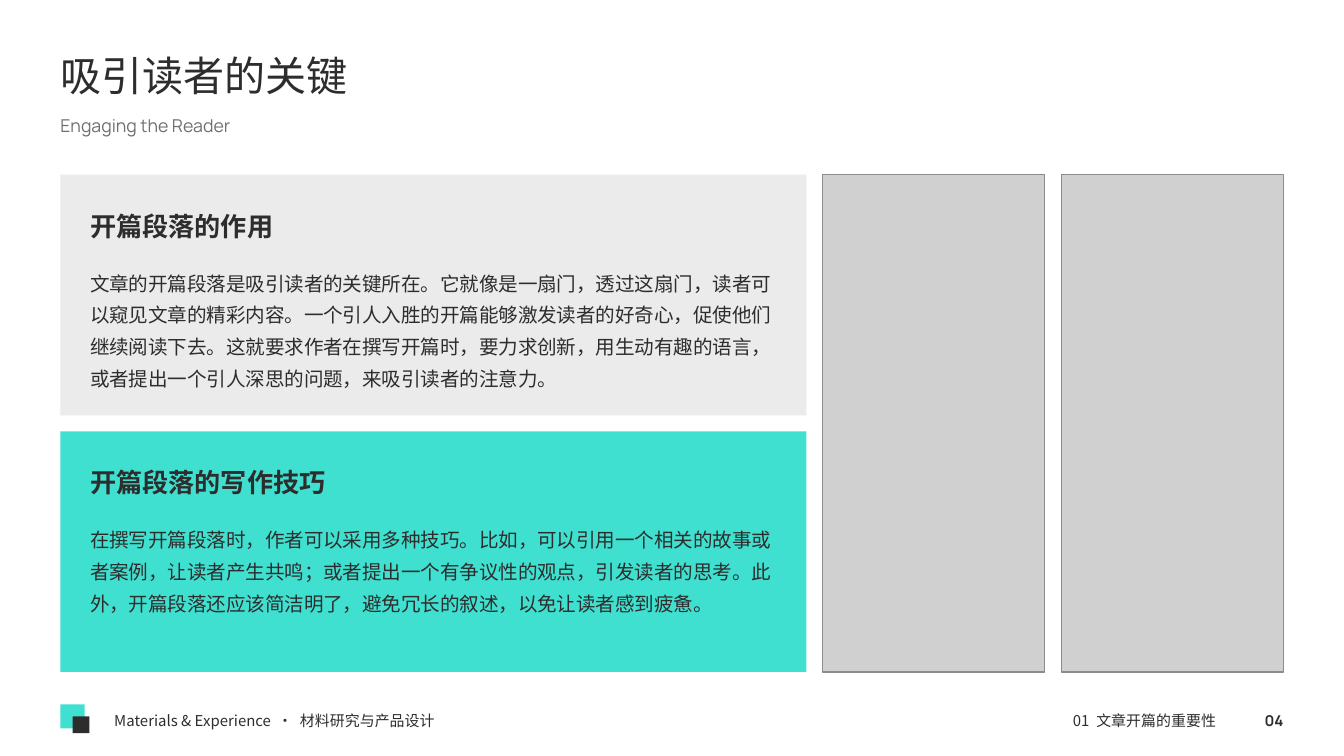
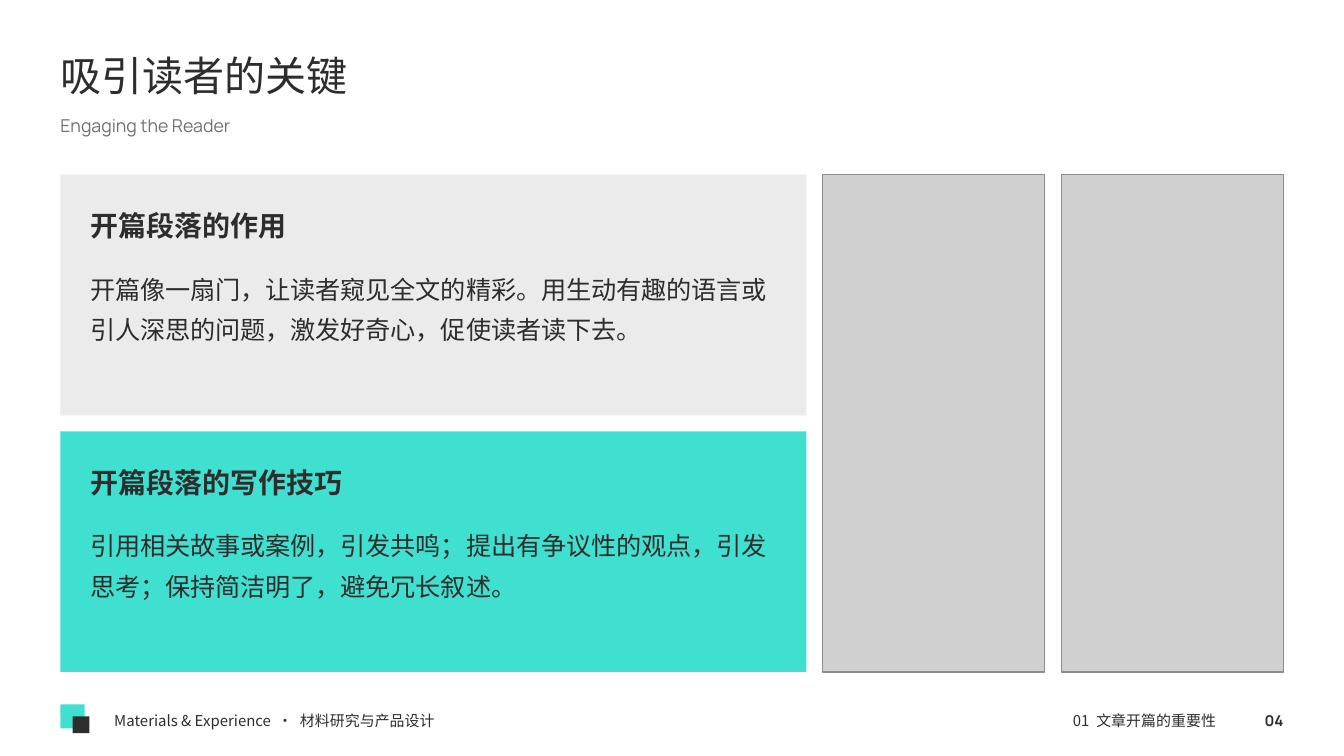
Before and after one commit to memoryzm214/Ericzm214, a slide deck: slide 4 of courses/第3课_学术论文研究背景撰写技巧.pptx. Drawn at 1344x756 pixels with LibreOffice and Linux fonts; fonts in the diff are those of the drawing; grey boxes stand for pictures. Boxes give left, top, right and bottom in pixels: in the first picture for what was removed or moved away, otherwise in the second. Text is boxed around its words. In the diff, an @@ line names an element or a change of style, - is before the commit and + after.

```diff
--- a/courses/第3课_学术论文研究背景撰写技巧.pptx
+++ b/courses/第3课_学术论文研究背景撰写技巧.pptx
@@ text "开篇段落的作用" at <box>90,212,286,239</box>: size 14 to 15 pt @@
@@ text at <box>90,277,767,342</box>: text changed; size 10.5 to 13.5 pt @@
-文章的开篇段落是吸引读者的关键所在。它就像是一扇门，透过这扇门，读者可以窥见文章的精彩内容。一个引人入胜的开篇能够激发读者的好奇心，促使他们继续阅读下去。这就要求作者在撰写开篇时，要力求创新，用生动有趣的语言，或者提出一个引人深思的问题，来吸引读者的注意力。
+开篇像一扇门，让读者窥见全文的精彩。用生动有趣的语言或引人深思的问题，激发好奇心，促使读者读下去。
@@ text "开篇段落的写作技巧" at <box>90,469,342,496</box>: size 14 to 15 pt @@
@@ text at <box>90,534,767,600</box>: text changed; size 10.5 to 13.5 pt @@
-在撰写开篇段落时，作者可以采用多种技巧。比如，可以引用一个相关的故事或者案例，让读者产生共鸣；或者提出一个有争议性的观点，引发读者的思考。此外，开篇段落还应该简洁明了，避免冗长的叙述，以免让读者感到疲惫。
+引用相关故事或案例，引发共鸣；提出有争议性的观点，引发思考；保持简洁明了，避免冗长叙述。
```
Also in this commit, not shown: 20 other slides changed.
